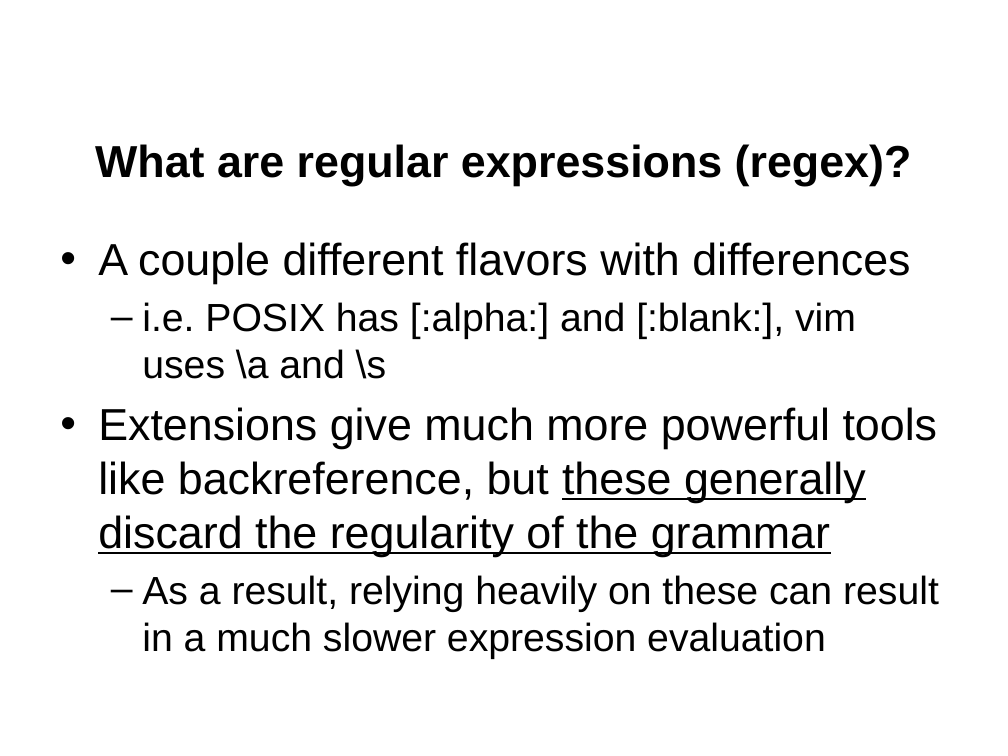
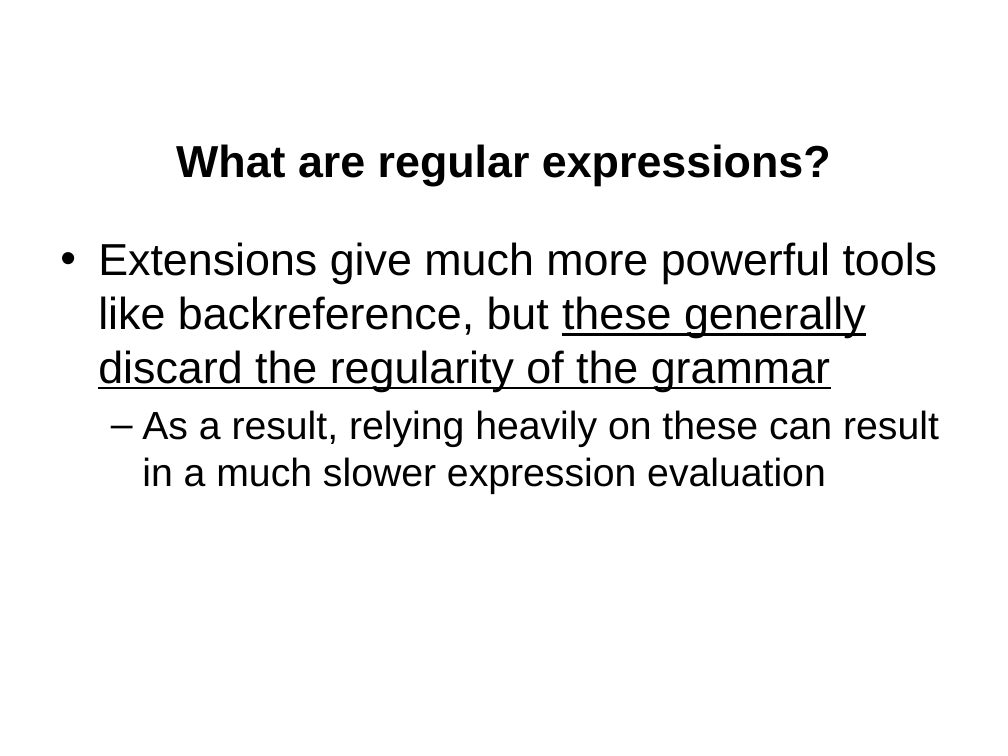
Before and after one commit to jgerity/talks, a slide deck: slide 12 of 2017/computing_workgroup/regex/regular_expressions.pptx. Drawn at 1008x756 pixels with LibreOffice and Linux fonts; fonts in the diff are those of the drawing; background and template pictures are left out. Boxes give left, top, right and bottom in pixels: in the first picture for what was removed or moved away, otherwise in the second. Text is boxed around its words. In the diff, an @@ line names an element or a change of style, - is before the commit and + after.

```diff
--- a/2017/computing_workgroup/regex/regular_expressions.pptx
+++ b/2017/computing_workgroup/regex/regular_expressions.pptx
@@ title at (176, 144, 831, 186): text changed @@
-What are regular expressions (regex)?
+What are regular expressions?
@@ text at (98, 242, 910, 379): paragraphs removed @@
-• A couple different flavors with differences
-  – i.e. POSIX has [:alpha:] and [:blank:], vim uses \a and \s
```
Also in this commit, not shown: 6 other slides changed, 2 slides added.
